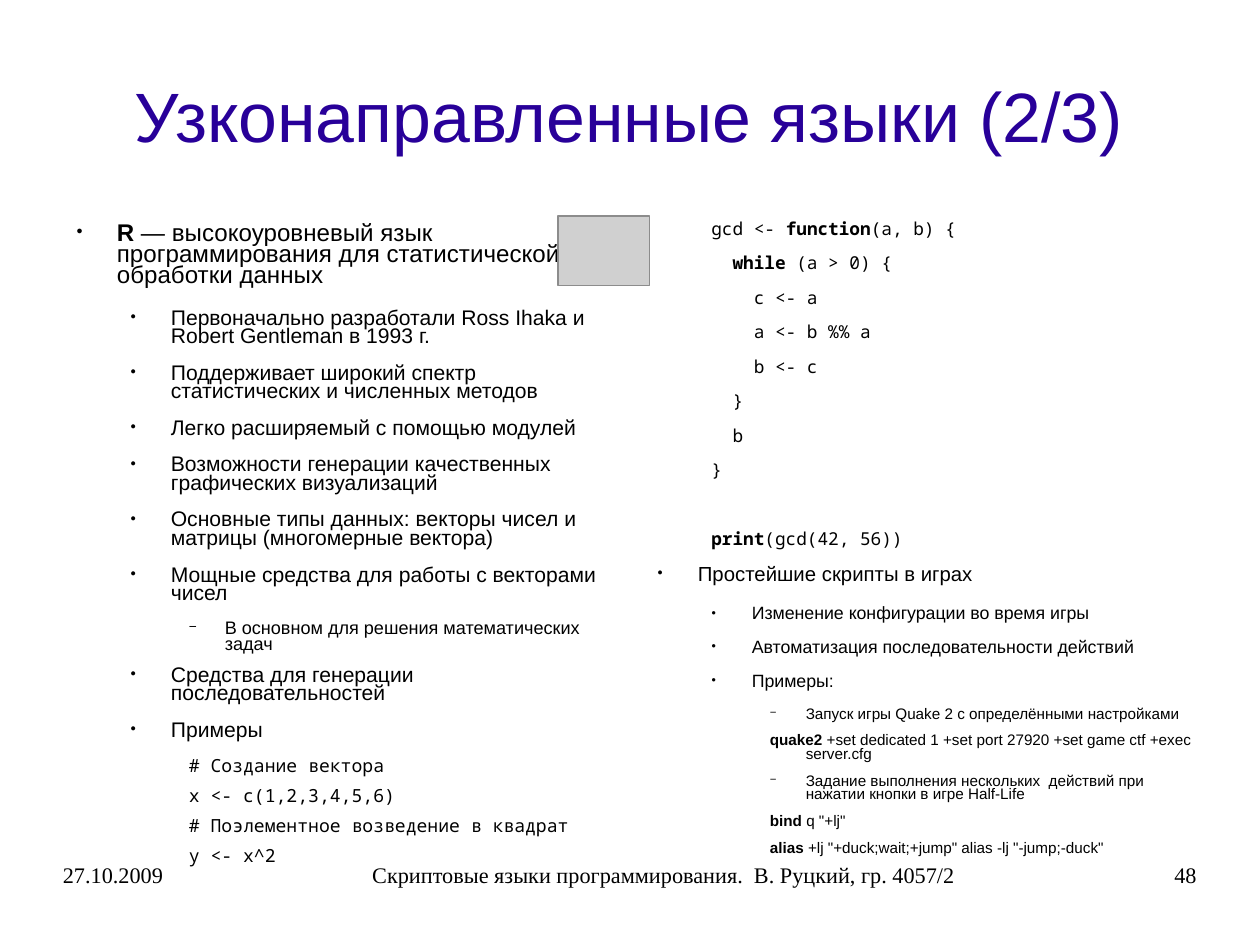
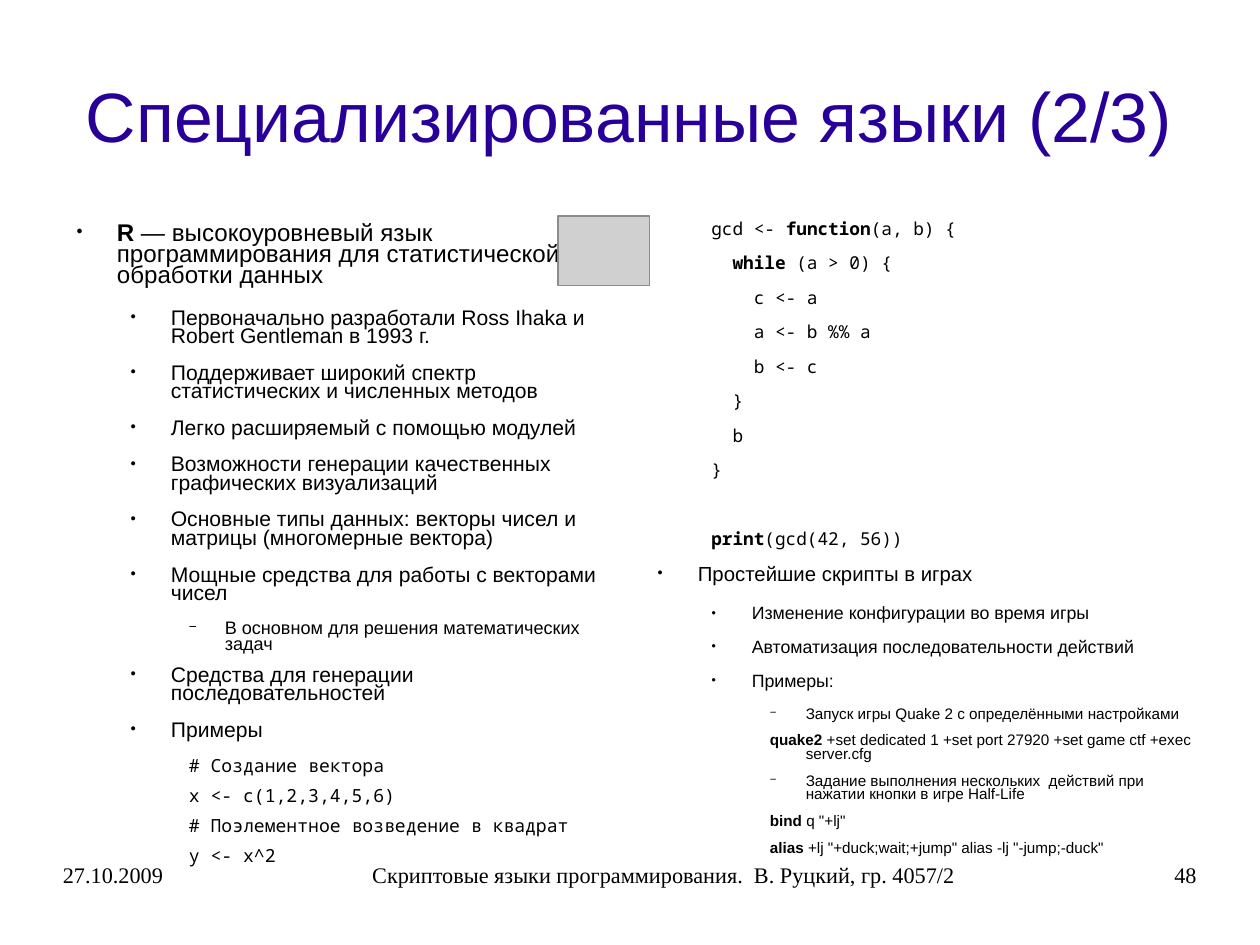
Before and after one commit to rutsky/semester07, a slide deck: slide 48 of Operation_systems/scripting_languages/40572_Rutsky_Scripting_languages.ppt. Drawn at 1260x945 pixels with LibreOffice and Linux fonts; fonts in the diff are those of the drawing; grey boxes stand for pictures. Boxes give left, top, right and bottom in pixels: in the first picture for what was removed or moved away, otherwise in the second. Text is boxed around its words. In the diff, an @@ line names an element or a change of style, - is before the commit and + after.

```diff
--- a/Operation_systems/scripting_languages/40572_Rutsky_Scripting_languages.ppt
+++ b/Operation_systems/scripting_languages/40572_Rutsky_Scripting_languages.ppt
@@ title at <box>86,91,1172,155</box>: text changed @@
-Узконаправленные языки (2/3)
+Специализированные языки (2/3)
```
Also in this commit, not shown: 6 other slides changed, 1 other file.
